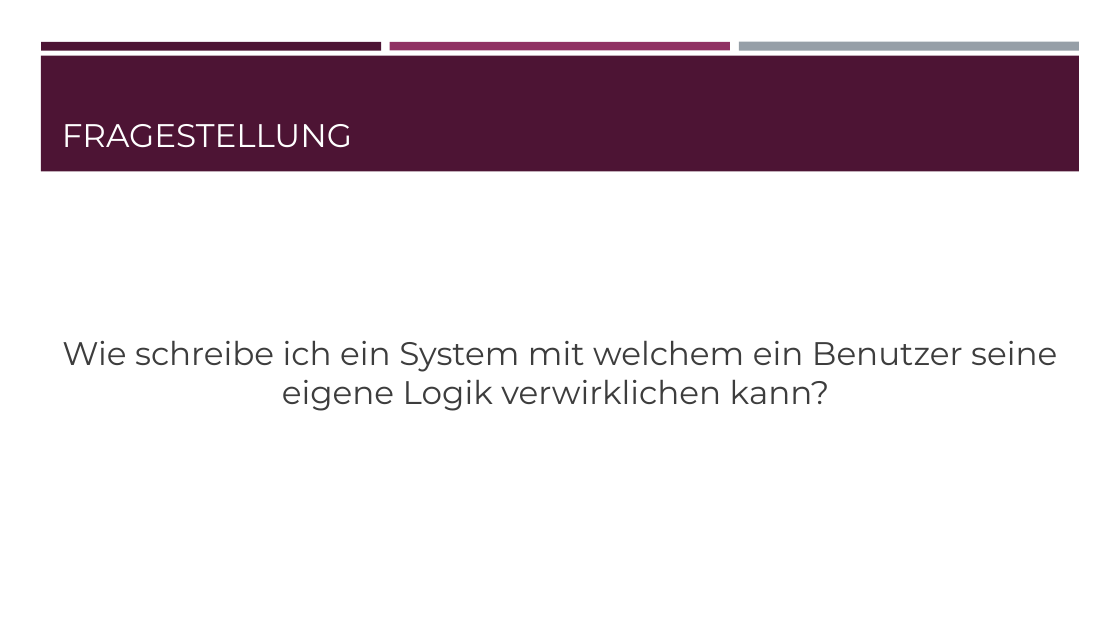
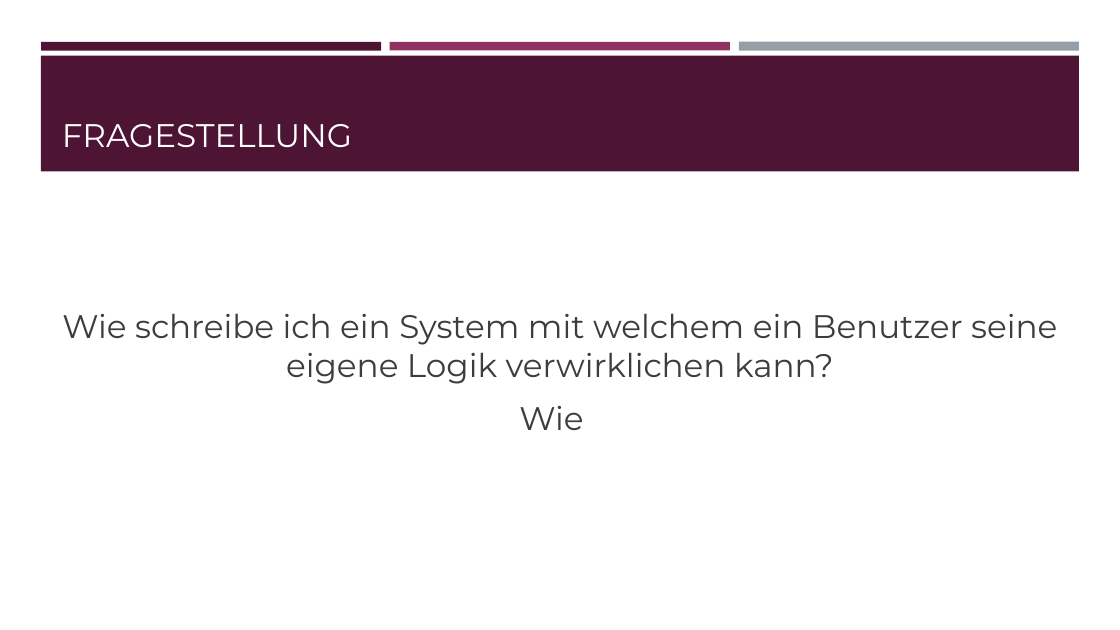
Before and after one commit to YoonieP/BachelorStudyProject, a slide deck: slide 3 of Pitch/PitchPräsi.pptx. Drawn at 1120x630 pixels with LibreOffice and Linux fonts; fonts in the diff are those of the drawing. Boxes give left, top, right and bottom in pixels: in the first picture for what was removed or moved away, otherwise in the second. Text is boxed around its words. In the diff, an @@ line names an element or a change of style, - is before the commit and + after.

```diff
--- a/Pitch/PitchPräsi.pptx
+++ b/Pitch/PitchPräsi.pptx
@@ text at bbox=[519, 406, 583, 430]: paragraph added @@
+Wie
```
Also in this commit, not shown: 1 other slide changed, 6 slides added, 7 other files.
